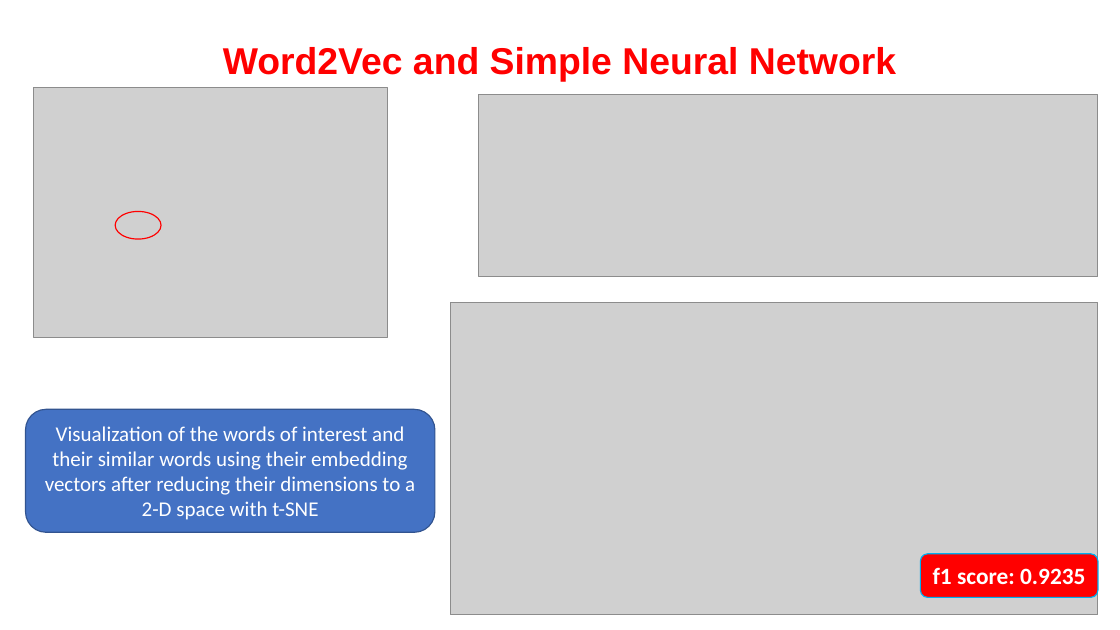
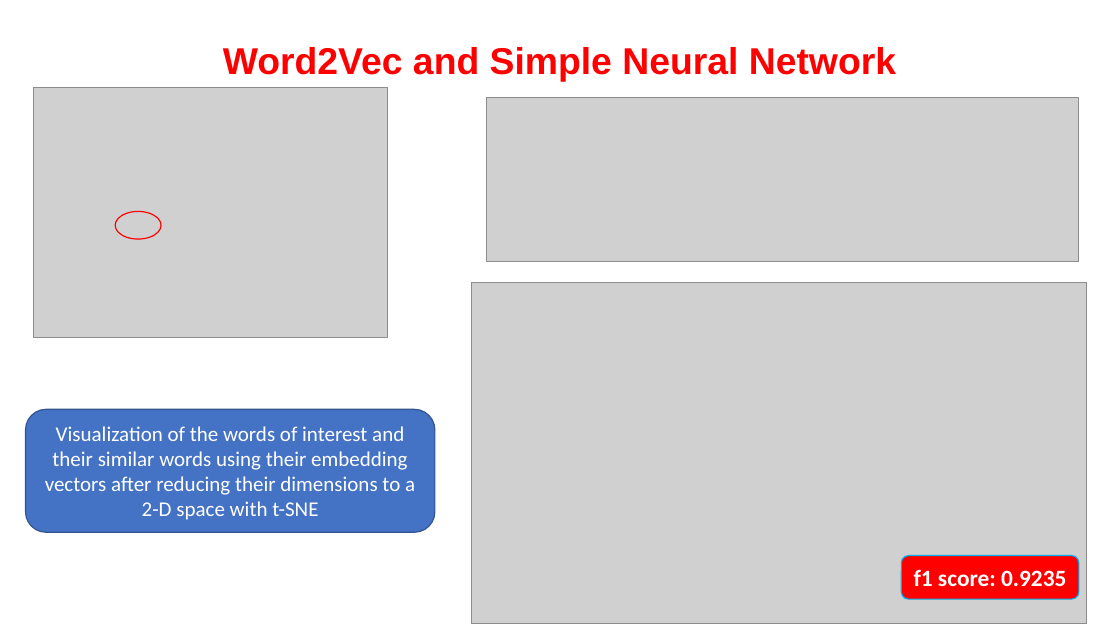
Before and after one commit to ShiningData/Capstone_Project-Sentiment_Analysis, a slide deck: slide 33 of Deliverables/Capstone Project Presentation.pptx. Drawn at 1120x630 pixels with LibreOffice and Linux fonts; fonts in the diff are those of the drawing; grey boxes stand for pictures. Boxes give left, top, right and bottom in pixels: in the first picture for what was removed or moved away, otherwise in the second. Text is boxed around its words. In the diff, an @@ line names an element or a change of style, - is before the commit and + after.

```diff
--- a/Deliverables/Capstone Project Presentation.pptx
+++ b/Deliverables/Capstone Project Presentation.pptx
@@ picture: place and size @@
-picture at (479,94,1098,276)
+picture at (487,98,1080,262)
@@ picture: place and size @@
-picture at (450,302,1098,615)
+picture at (471,283,1086,624)
@@ rounded rectangle "f1 score: 0.9235": place and size @@
-rounded rectangle "f1 score: 0.9235" at (921,554,1098,597)
+rounded rectangle "f1 score: 0.9235" at (902,555,1079,599)
```
